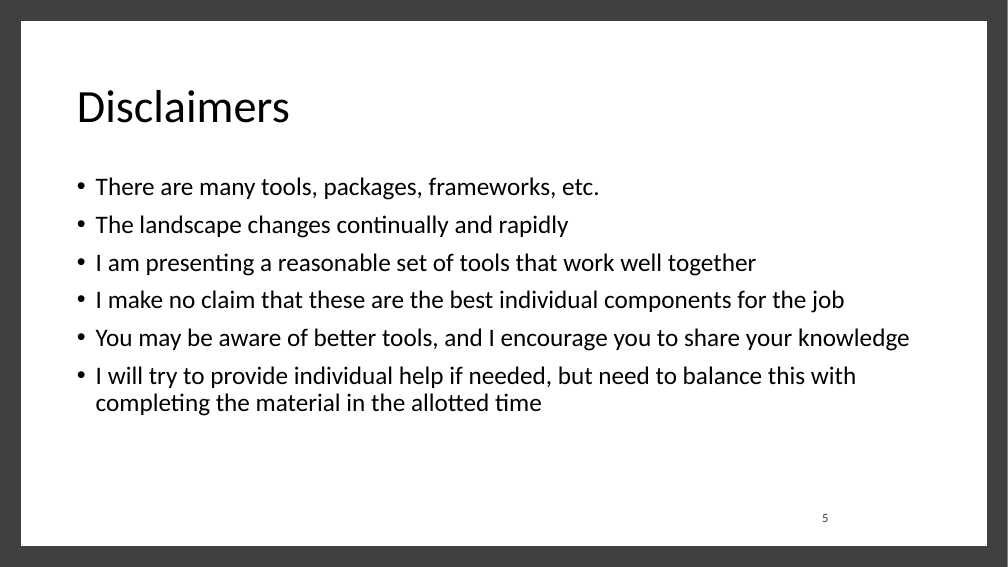
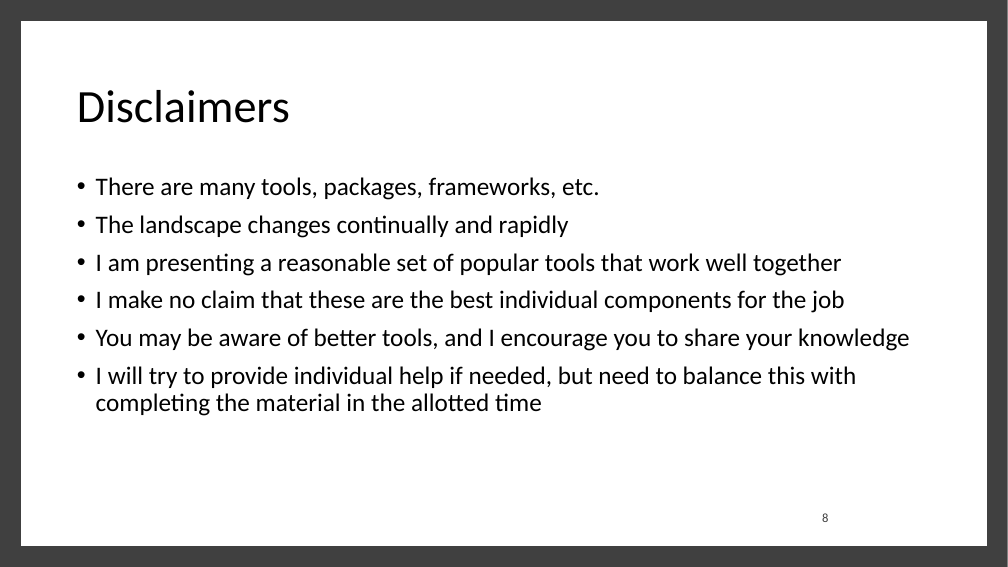
Before and after one commit to rdavidhall3/r-pharma-js-toolchain-2022, a slide deck: slide 8 of workshop/RPharma_2022_Hall_v2.pptx (slide 5 before the commit). Drawn at 1008x567 pixels with LibreOffice and Linux fonts; fonts in the diff are those of the drawing. Boxes give left, top, right and bottom in pixels: in the first picture for what was removed or moved away, otherwise in the second. Text is boxed around its words. In the diff, an @@ line names an element or a change of style, - is before the commit and + after.

```diff
--- a/workshop/RPharma_2022_Hall_v2.pptx
+++ b/workshop/RPharma_2022_Hall_v2.pptx
@@ text at <box>96,253,842,276</box>: text changed @@
-• I am presenting a reasonable set of tools that work well together
+• I am presenting a reasonable set of popular tools that work well together
@@ page number at <box>822,513,828,522</box>: text changed @@
-5
+8
```
Also in this commit, not shown: 8 other slides changed, 2 slides added, 1 slide removed.
